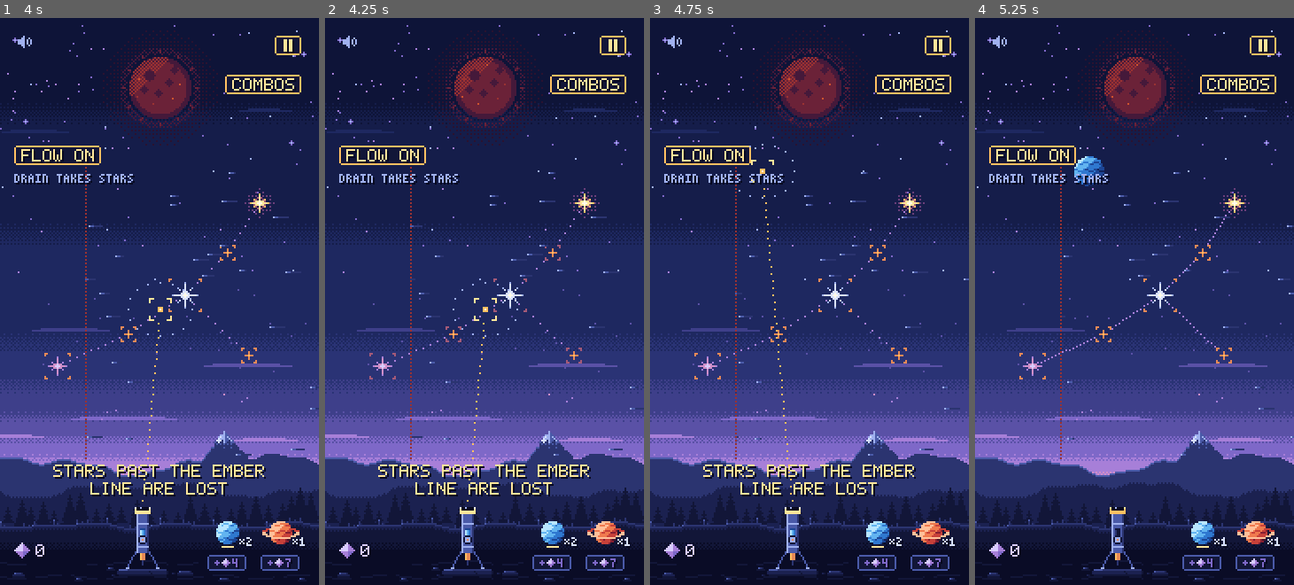
Above: before the commit, frames 1-4 (left to right).
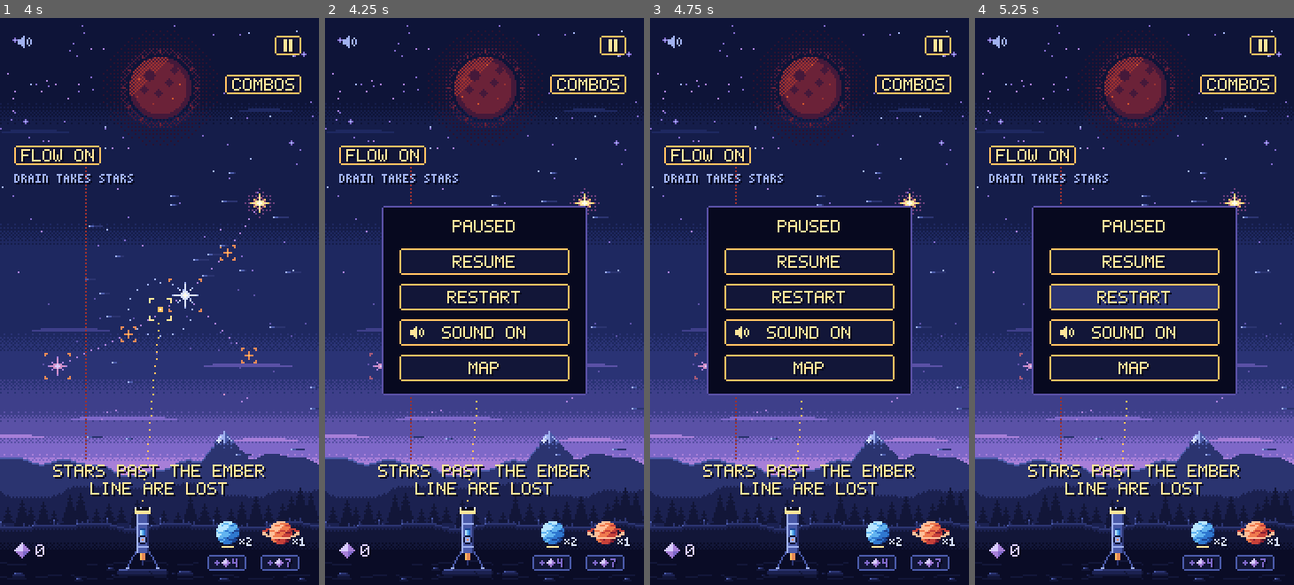
Above: after the commit, the same moments.

Repository: mrafael1/DustInSpace
Game: Godot game, scene res://game/scenes/app.tscn
Two runs of this game, one before a commit and one after it. Both use one fixed random seed, a clock stepped at 60 frames per second and the inputs below.
Inputs (mouse positions are in pixels of both pictures, inside the frame that each line leads up to):
- Up to frame 1 (4 s): tap Enter at 0.5 s; move the mouse to (229, 273) at 0.52 s; hold Shift 0.53-1.25 s; click (229, 273) at 0.67 s; drag from (95, 329) to (143, 414) at 1.27 s; move the mouse to (191, 176) at 2.02 s; tap Ctrl at 2.1 s; drag from (143, 414) to (63, 216) at 2.77 s; move the mouse to (255, 386) at 3.52 s; hold A from 3.53 s (still down); tap U at 3.6 s
- Up to frame 2 (4.25 s): keep holding A; tap Escape (ui_cancel) at 4.15 s
- Up to frame 3 (4.75 s): release A at 4.25 s; drag from (713, 216) to (761, 159) at 4.27 s
- Up to frame 4 (5.25 s): move the mouse to (1150, 301) at 5.02 s; hold A from 5.03 s (still down); tap O at 5.1 s; click (1150, 301) at 5.17 s

Frame 1 is identical in both runs. In frame 2, 22% of the frame differs, in the area x 17-99%, y 27-78%; in frame 3, 22%, in the area x 13-100%, y 5-93%; in frame 4, 22%.

Commit message:
feat: the back button and Escape go back one level (menus close, a stage pauses) and never quit; leaving the game pauses the stage
Co-Authored-By: Claude Opus 5.5 <noreply@anthropic.com>

Diff:
--- a/game/scenes/app.gd
+++ b/game/scenes/app.gd
@@ -22,6 +22,10 @@
 ## Debug builds, on the chart: U previews every part won and plays the final's unlock; F previews
 ## the final won too and plays its painted Scorpio rising. A preview is a copy of the chapter shown
 ## on the chart only: it is never saved and never unlocks a stage; opening a stage drops it.
+## The back button (Android; quit_on_go_back is off) and Escape go back one level (go_back): an open
+## menu closes; in a stage, Main.go_back (the pause menu, the table, the end screen, else PAUSED);
+## on the title or the chart with nothing open, nothing (the app never quits itself). The app going
+## to the background (or losing focus) mid-stage opens PAUSED (Main.pause_for_background).
 
 ## A stage was opened (tests and feedback).
 signal stage_opened(point: int)
@@ -107,6 +111,35 @@
 			open_current_trial(false, 0, "aquarius")
 
 
+func _notification(what: int) -> void:
+	if not is_node_ready():
+		return
+	match what:
+		NOTIFICATION_WM_GO_BACK_REQUEST:
+			go_back()
+		NOTIFICATION_APPLICATION_PAUSED, NOTIFICATION_APPLICATION_FOCUS_OUT:
+			if _stage != null:
+				_stage.pause_for_background()
+
+
+func _unhandled_input(event: InputEvent) -> void:
+	if event.is_action_pressed(&"ui_cancel", false, true):
+		go_back()
+		get_viewport().set_input_as_handled()
+
+
+## Back one level (the back button or Escape): an open menu closes, a stage goes back its own way
+## (Main.go_back), and the title or the chart with nothing open stays as it is. Returns true if
+## it did something.
+func go_back() -> bool:
+	if _stage != null:
+		return _stage.go_back()
+	if _options.is_open():
+		_options.close()
+		return true
+	return false
+
+
 func _unhandled_key_input(event: InputEvent) -> void:
 	var key := event as InputEventKey
 	if key == null or not key.pressed or key.echo or _stage != null:
--- a/game/scenes/main.gd
+++ b/game/scenes/main.gd
@@ -69,6 +69,8 @@
 
 ## The world's process modes while the table (#94) holds it still.
 var _paused: Dictionary[Node, Node.ProcessMode] = {}
+## The app went to the background mid-sequence: the pause menu opens once the sequence ends.
+var _pause_pending: bool = false
 
 
 func _ready() -> void:
@@ -118,6 +120,7 @@
 	($DebugKeys as DebugKeys).launcher_switch_requested.connect(func() -> void: switch_launcher(not use_telescope))
 	($DebugKeys as DebugKeys).current_switch_requested.connect(switch_current)
 	($CurrentTrialControls as CurrentTrialControls).current_switch_requested.connect(switch_current)
+	_sequencer.sequence_finished.connect(_on_sequence_finished)
 	_wire_playtest_log()
 	switch_launcher(use_telescope)
 	_wire_sound()
@@ -133,6 +136,7 @@
 		_report_balance_errors(balance.errors)
 		return false
 	_balance_errors.visible = false
+	_pause_pending = false
 	var map: StarMap = StarMap.current_layout(current_layout, current_enabled) if current_trial and OS.is_debug_build() else StarMap.by_id(star_map)
 	run = RunState.new(balance, _new_rng(), ScreenZones.play_sky(_extra), map)
 	set_process(run.current != null or run.heat != null or run.harvest != null)
@@ -244,6 +248,42 @@
 ## The launcher in use: the telescope or the slingshot.
 func launcher() -> Launcher:
 	return _telescope if use_telescope else _launcher
+
+
+## The back button (Android) or Escape, one level at a time: the pause menu or the table closes;
+## the end screen goes back to the chart (in a chapter); with nothing open the pause menu opens.
+## Ignored while a sequence plays (like every button) and while the run's end is still on its way.
+## Returns true if it did something.
+func go_back() -> bool:
+	if run == null:
+		return false
+	if _hud.pause_menu().is_open():
+		_hud.close_pause()
+		return true
+	if _hud.table().is_open():
+		_hud.close_table()
+		return true
+	if _end_screen.is_showing():
+		if not in_chapter:
+			return false
+		map_requested.emit()
+		return true
+	if _sequencer.is_busy() or run.is_over():
+		return false
+	_hud.open_pause()
+	return true
+
+
+## The app went to the background (or lost focus): the pause menu opens, unless the stage already
+## holds still (the pause menu or the table) or the run is over. Mid-sequence it waits for the
+## sequence to end.
+func pause_for_background() -> void:
+	if run == null or run.is_over() or _hud.pause_menu().is_open() or _hud.table().is_open():
+		return
+	if _sequencer.is_busy():
+		_pause_pending = true
+		return
+	_hud.open_pause()
 
 
 ## A fresh run on the current run's balance (the end screen's or the pause menu's RESTART).
@@ -330,6 +370,12 @@
 	_sky.step_refused.connect(func(..._args: Array) -> void: _playtest_log.refused("link"))
 
 
+func _on_sequence_finished() -> void:
+	if _pause_pending:
+		_pause_pending = false
+		pause_for_background()
+
+
 func _on_encounter_step(threat: int, step: int) -> void:
 	if step == Encounter.Step.DONE:
 		encounter = false
--- a/project.godot
+++ b/project.godot
@@ -17,6 +17,7 @@
 config/name="Dust In Space"
 run/main_scene="res://game/scenes/app.tscn"
 config/features=PackedStringArray("4.7", "GL Compatibility")
+config/quit_on_go_back=false
 
 [display]
 
